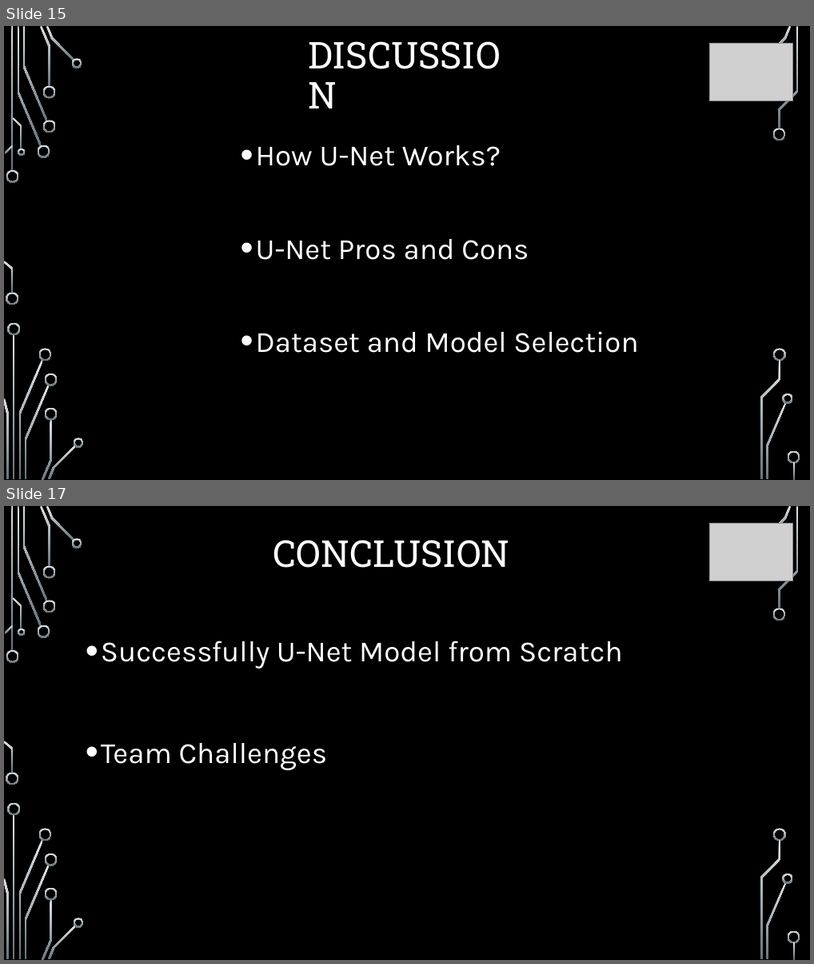
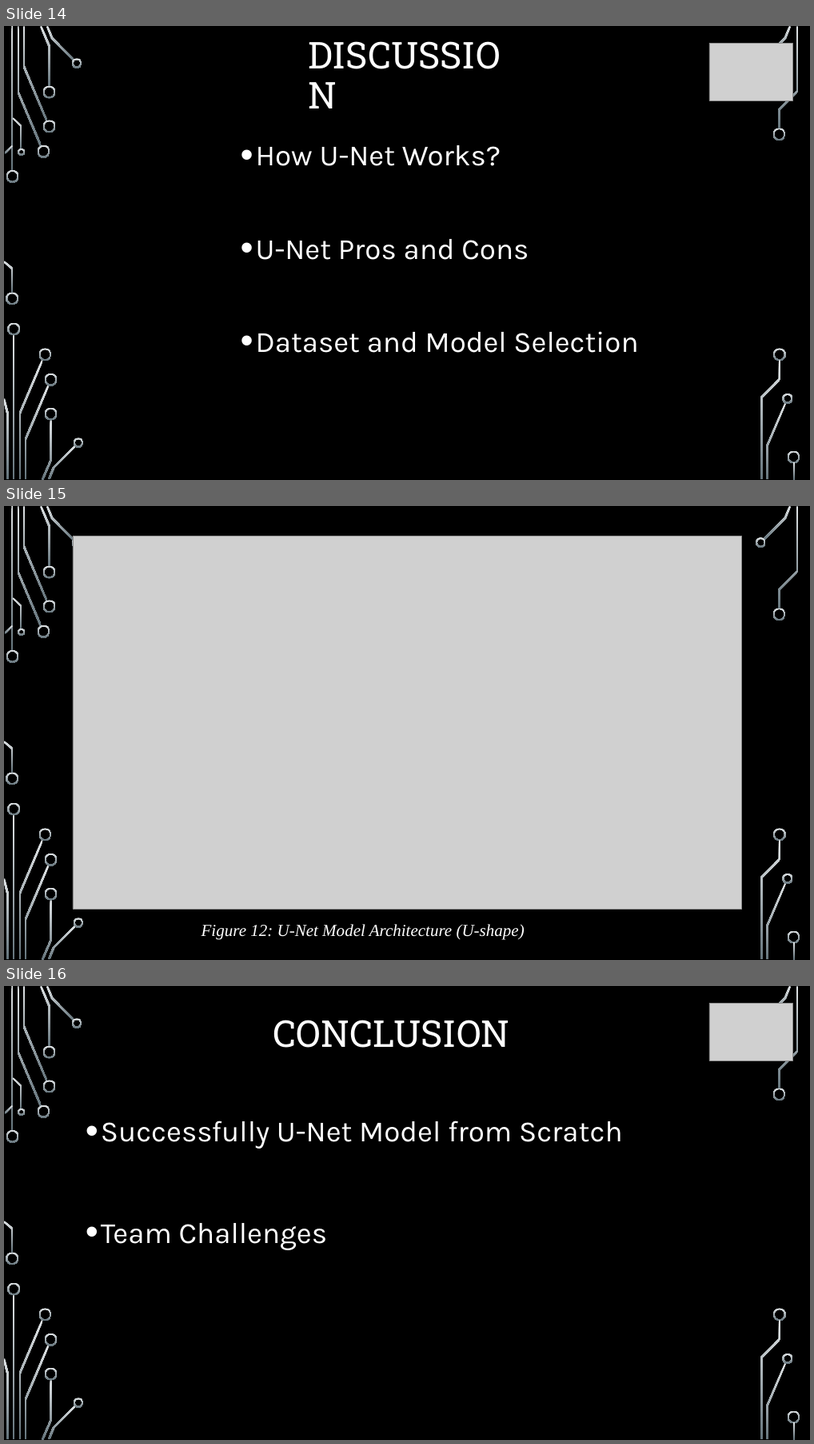
Before and after one commit to Group5FinalProject/Cancer_Champions, a slide deck: Cancer_Champions_PPT.pptx. Shown one above the other, each under a label of ours: slides 15 and 17 before the commit, slides 14, 15 and 16 after it; the slides between them are not shown. The pictures are 814x964 and 814x1444 pixels, drawn with LibreOffice and Linux fonts; fonts in the diff are those of the drawing; grey boxes stand for pictures; background and template pictures are left out. Boxes give left, top, right and bottom in pixels: in the first picture for what was removed or moved away, otherwise in the second. Text is boxed around its words. In the diff, an @@ line names an element or a change of style, - is before the commit and + after.

```diff
--- a/Cancer_Champions_PPT.pptx
+++ b/Cancer_Champions_PPT.pptx
@@ slide 15 added at <box>4,506,810,960</box>, background picture (left out); not listed: 35 template elements that a slide beside it also shows @@
@@ picture added at <box>73,536,742,908</box> @@
@@ freeform shape added at <box>756,537,766,548</box>, fill gradient #DFE3E5 to #65757D @@
@@ text added at <box>202,924,525,940</box>, 20 pt, text #FFFFFF, italic @@
+Figure 12: U-Net Model Architecture (U-shape)
@@ what was slide 15 is now slide 14 @@
@@ what was slide 17 is now slide 16 @@
```
Also in this commit, not shown: 10 slides changed, 2 slides removed.
